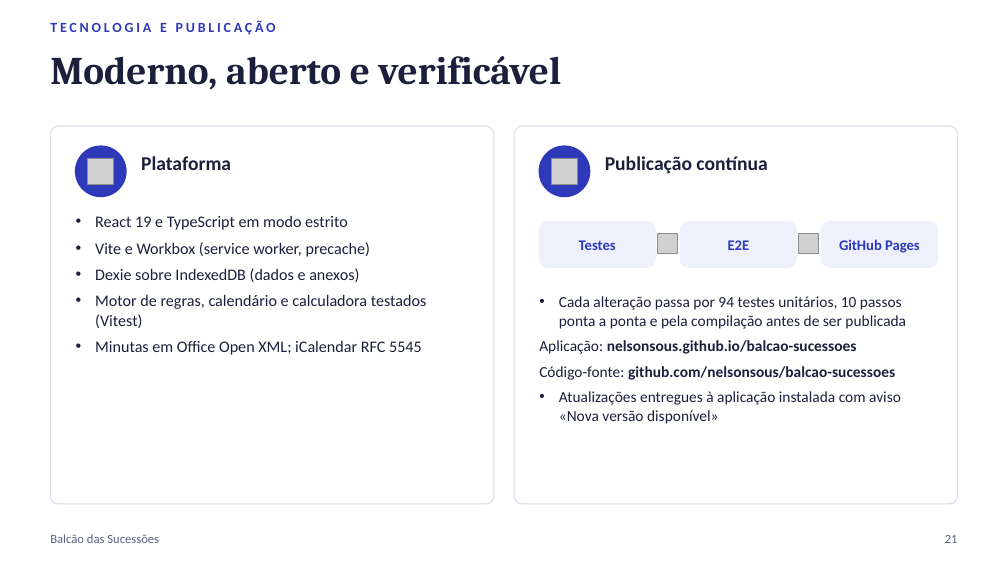
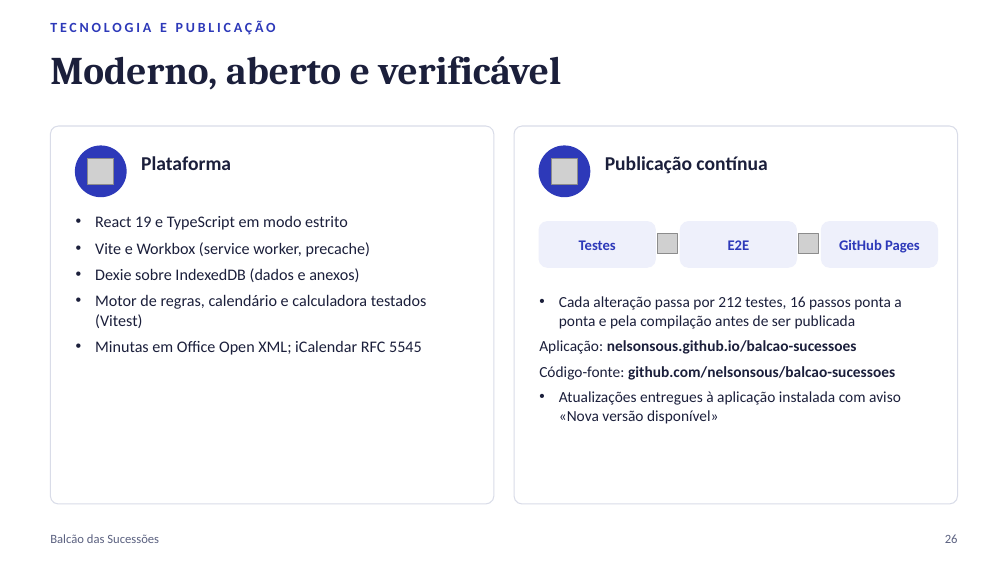
Before and after one commit to nelsonsous/balcao-sucessoes, a slide deck: slide 26 of docs/Balcao-das-Sucessoes-Apresentacao.pptx (slide 21 before the commit). Drawn at 1008x567 pixels with LibreOffice and Linux fonts; fonts in the diff are those of the drawing; grey boxes stand for pictures. Boxes give left, top, right and bottom in pixels: in the first picture for what was removed or moved away, otherwise in the second. Text is boxed around its words. In the diff, an @@ line names an element or a change of style, - is before the commit and + after.

```diff
--- a/docs/Balcao-das-Sucessoes-Apresentacao.pptx
+++ b/docs/Balcao-das-Sucessoes-Apresentacao.pptx
@@ text at [559,296,901,329]: text changed @@
-• Cada alteração passa por 94 testes unitários, 10 passos ponta a ponta e pela compilação antes de ser publicada
+• Cada alteração passa por 212 testes, 16 passos ponta a ponta e pela compilação antes de ser publicada
@@ text at [945,534,958,543]: text changed @@
-21
+26
```
Also in this commit, not shown: 6 other slides changed, 5 slides added, 13 other files.
